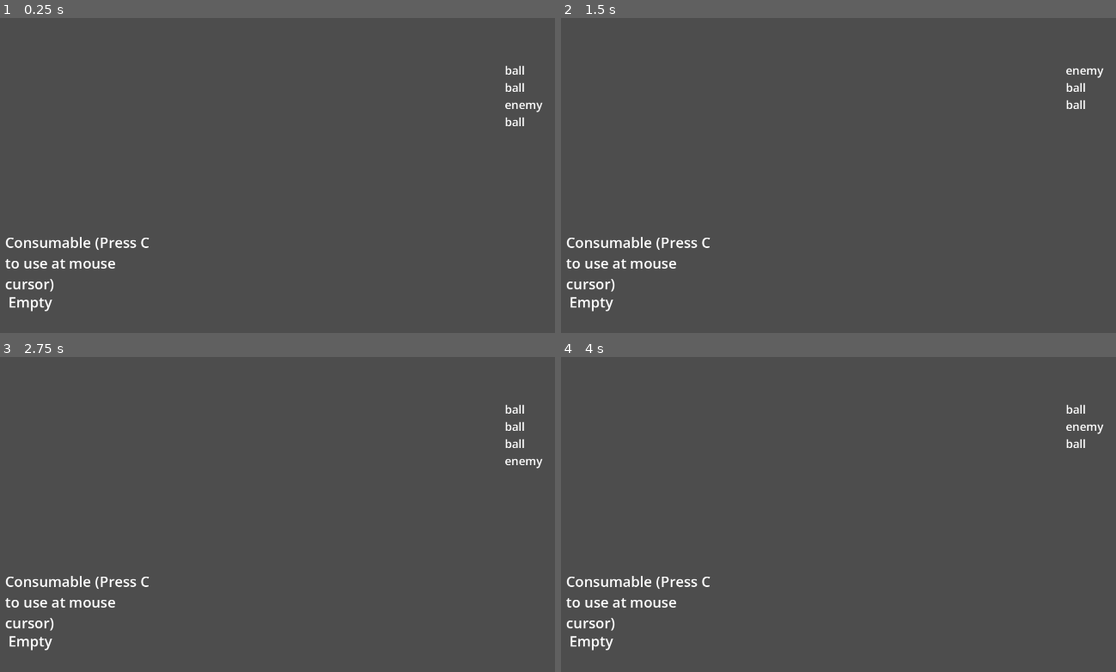
Above: before the commit, frames 1-4 (two rows, left to right).
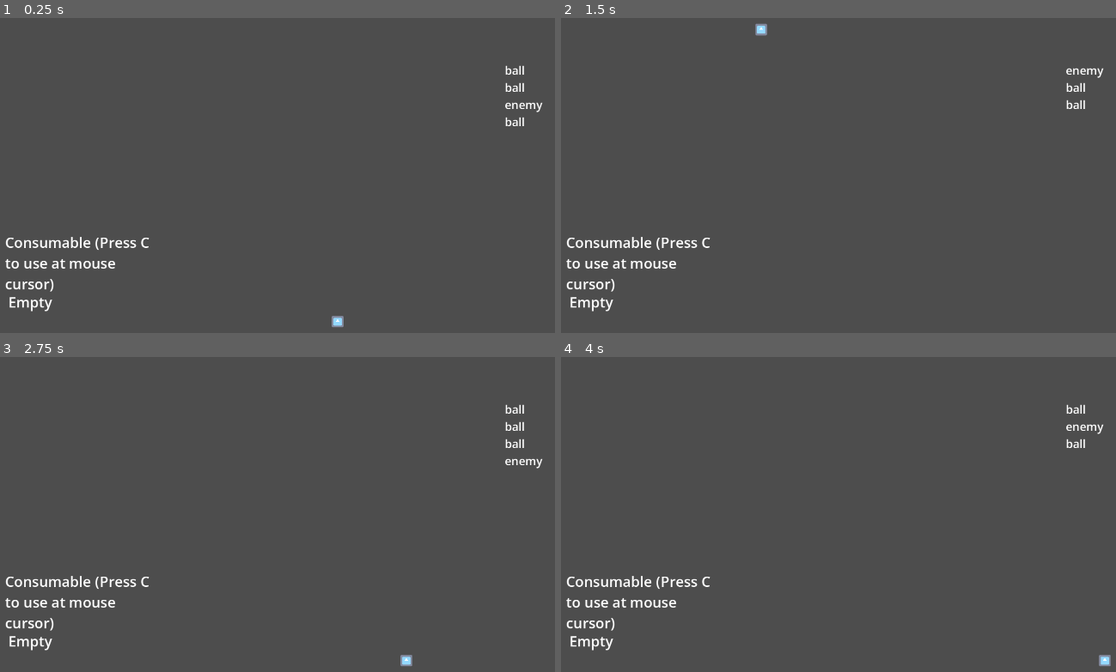
Above: after the commit, the same moments.

Repository: zunda-arrow/suika-game-2
Game: Godot game, scene res://game/Game.tscn
The game is run twice, just before and just after one commit, with the same random seed, the same clock (stepped at 60 frames per second) and the same inputs. The project has no main scene, so this scene is started directly. The engine's default icon, where the game draws it, is replaced by a stand-in: a white triangle on a blue panel in a dark square.
Inputs (mouse positions are in pixels of both pictures, inside the frame that each line leads up to):
- Up to frame 1 (0.25 s): no input
- Up to frame 2 (1.5 s): tap C at 0.5, 1.25 s; move the mouse to (1049, 172) at 0.52 s; press the mouse at (1049, 172) at 0.53 s; move the mouse to (760, 210) at 1.27 s; release the mouse at (760, 210) at 1.28 s; click (760, 210) at 1.35 s
- Up to frame 3 (2.75 s): tap C at 2 s; move the mouse to (405, 445) at 2.02 s; press the mouse at (405, 445) at 2.03 s
- Up to frame 4 (4 s): tap C at 2.75, 3.5 s; move the mouse to (866, 609) at 2.77 s; release the mouse at (866, 609) at 2.78 s; click (866, 609) at 2.85 s; move the mouse to (1104, 586) at 3.52 s; press the mouse at (1104, 586) at 3.53 s

The runs differ from the first frame. In frame 1, less than 0.1% of the frame differs, in the area x 59-62%, y 94-99%; in frame 2, less than 0.1%, in the area x 34-38%, y 1-6%; in frame 3, less than 0.1%; in frame 4, less than 0.1%.

Commit message:
ball priview

Diff:
--- a/game/EnemyBall.tscn
+++ b/Balls/EnemyBall.tscn
@@ -1,6 +1,6 @@
 [gd_scene format=3 uid="uid://c1qfjem0ho11w"]
 
-[ext_resource type="Script" uid="uid://dioaqsc5mq2tt" path="res://game/enemy_ball.gd" id="1_xaxo0"]
+[ext_resource type="Script" uid="uid://dioaqsc5mq2tt" path="res://Balls/enemy_ball.gd" id="1_xaxo0"]
 
 [sub_resource type="CircleShape2D" id="CircleShape2D_mkn7c"]
 radius = 20.0
--- a/game/Ball.tscn
+++ b/Balls/PlayerBall.tscn
@@ -1,6 +1,6 @@
 [gd_scene format=3 uid="uid://dbrvnxu0yfyh6"]
 
-[ext_resource type="Script" uid="uid://cpo36srg4fp0n" path="res://game/ball.gd" id="1_jra4e"]
+[ext_resource type="Script" uid="uid://dm21xk1v7cw60" path="res://Balls/player_ball.gd" id="1_tu6pa"]
 
 [sub_resource type="CircleShape2D" id="CircleShape2D_mkn7c"]
 radius = 20.0
@@ -8,7 +8,7 @@
 [node name="RigidBody2D" type="RigidBody2D" unique_id=56700393]
 contact_monitor = true
 max_contacts_reported = 10
-script = ExtResource("1_jra4e")
+script = ExtResource("1_tu6pa")
 
 [node name="Collision" type="CollisionShape2D" parent="." unique_id=952423694]
 unique_name_in_owner = true
--- /dev/null
+++ b/Balls/ball.gd
@@ -0,0 +1,20 @@
+extends RigidBody2D
+class_name Ball
+
+var is_ball = true
+var size = 0
+var time_alive = 0
+
+func _ready() -> void:
+	add_to_group("balls")
+	%Collision.shape = %Collision.shape.duplicate()
+
+
+func _physics_process(delta: float) -> void:
+	time_alive += delta
+
+func get_radius():
+	return 20 * (1 + (float(size)))
+
+func get_ball_scale():
+	return (1 + (float(size)))
--- /dev/null
+++ b/Balls/enemy_ball.gd
@@ -0,0 +1,18 @@
+extends Ball
+class_name EnemyBall
+
+func _physics_process(delta: float) -> void:
+	time_alive += delta
+
+func _ready() -> void:
+	add_to_group("enemy-ball")
+
+	size = randi_range(2, 3)
+	%Collision.shape.radius = get_radius()
+
+func damage(n):
+	size -= n
+	%Collision.shape.radius = get_radius()
+
+	if size < 0:
+		queue_free()
--- a/game/ball.gd
+++ b/Balls/player_ball.gd
@@ -1,15 +1,11 @@
-extends RigidBody2D
+extends Ball
 
-class_name Ball
+class_name PlayerBall
 
 signal on_merge(size: int)
 
-var is_ball = true
-var size = 0
-var time_alive = 0
-
 func _ready() -> void:
-	add_to_group("balls")
+	add_to_group("player-balls")
 	%Collision.shape = %Collision.shape.duplicate()
 
 
@@ -17,11 +13,11 @@
 	for body in self.get_colliding_bodies():
 		collide_with_body(body)
 
-	time_alive += delta
+	time_alive+= delta
 
 
 func collide_with_body(body: PhysicsBody2D):
-	if not body.is_in_group("balls"):
+	if not body.is_in_group("player-balls"):
 		return
 	if body.size != size:
 		return
@@ -30,7 +26,7 @@
 
 	position = new_pos
 	size += 1
-	%Collision.shape.radius = 20 * (1 + (float(size)))
+	%Collision.shape.radius = get_radius()
 
 	body.queue_free()
 	on_merge.emit(size)
--- a/game/Game.tscn
+++ b/game/Game.tscn
@@ -2,9 +2,13 @@
 
 [ext_resource type="Script" uid="uid://bhjg3h7jioyjm" path="res://game/game.gd" id="1_fafdd"]
 [ext_resource type="PackedScene" uid="uid://bx50nkr6ly8gl" path="res://game/TurnQueue.tscn" id="2_qdja7"]
+[ext_resource type="Texture2D" uid="uid://b7u5dix5nhiii" path="res://icon.svg" id="3_m71xk"]
 
 [sub_resource type="RectangleShape2D" id="RectangleShape2D_3ibn1"]
 size = Vector2(775, 26)
+
+[sub_resource type="CanvasItemMaterial" id="CanvasItemMaterial_m71xk"]
+blend_mode = 1
 
 [node name="Game" type="Node2D" unique_id=275367041]
 script = ExtResource("1_fafdd")
@@ -57,3 +61,9 @@
 [node name="TurnQueue" parent="." unique_id=1915177195 instance=ExtResource("2_qdja7")]
 unique_name_in_owner = true
 position = Vector2(1427, 179)
+
+[node name="Pointer" type="Sprite2D" parent="." unique_id=1384657455]
+material = SubResource("CanvasItemMaterial_m71xk")
+position = Vector2(9.25, 8.025921)
+scale = Vector2(0.26171875, 0.25821748)
+texture = ExtResource("3_m71xk")
--- a/game/enemy_ball.gd
+++ /dev/null
@@ -1,26 +0,0 @@
-extends RigidBody2D
-
-class_name EnemyBall
-
-signal on_merge(size: int)
-
-var is_ball = true
-var size = 0
-var time_alive = 0
-
-func _physics_process(delta: float) -> void:
-	time_alive += delta
-
-func _ready() -> void:
-	add_to_group("enemy-ball")
-	%Collision.shape = %Collision.shape.duplicate()
-
-	size = randi_range(2, 3)
-	%Collision.shape.radius = 20 * (1 + (float(size)))
-
-func damage(n):
-	size -= n
-	%Collision.shape.radius = 20 * (1 + (float(size)))
-
-	if size < 0:
-		queue_free()
--- a/game/game.gd
+++ b/game/game.gd
@@ -1,7 +1,7 @@
 extends Node2D
 
-var ball = preload("res://game/Ball.tscn")
-var enemy_ball = preload("res://game/EnemyBall.tscn")
+var ball = preload("res://Balls/PlayerBall.tscn")
+var enemy_ball = preload("res://Balls/EnemyBall.tscn")
 
 var enemies = []
 var turn_queue = []
@@ -60,6 +60,8 @@
 		enemies.remove_at(i)
 
 func _process(_delta: float) -> void:
+	position_ball_marker()
+
 	var should_end_turn = true
 	if waiting_for_turn_to_end:
 		for b: RigidBody2D in $Balls.get_children():
@@ -101,3 +103,31 @@
 func add_player_to_queue():
 	turn_queue.push_back(EnemyQueueOptions.Player)
 	%TurnQueue.dispay_turns(turn_queue)
+
+
+func position_ball_marker():
+	var highest_ball: Ball = null
+
+	for b: Ball in $Balls.get_children():
+		var r = b.get_radius()
+
+		if abs(b.position.x - get_local_mouse_position().x) < r:
+			if highest_ball == null:
+				highest_ball = b
+			if b.position.y > highest_ball.position.y:
+				highest_ball = b
+
+
+	var highest_pos = Vector2(get_local_mouse_position().x, 931 - 26)
+	var radius = 1
+	if highest_ball != null:
+		radius = highest_ball.get_radius()
+		highest_pos = highest_ball.position
+
+	print("here")
+
+
+	var x = get_local_mouse_position().x
+	var y = (radius ** 2 - (get_local_mouse_position().x - highest_pos.x) ** 2) ** .5
+
+	$Pointer.position = Vector2(x, highest_pos.y - y)
Not shown, added: Balls/ball.gd.uid
Renamed: game/enemy_ball.gd.uid -> Balls/enemy_ball.gd.uid
Not shown, added: Balls/player_ball.gd.uid
Not shown, removed: game/ball.gd.uid
